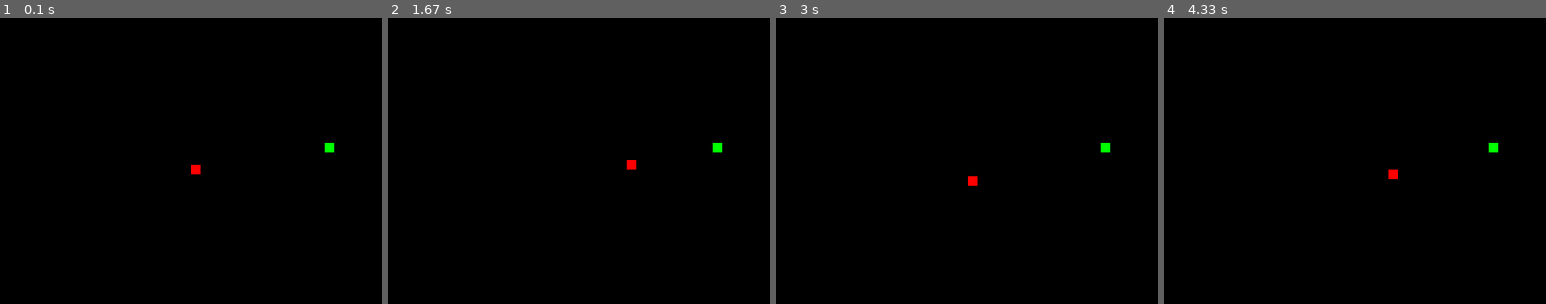
Above: before the commit, frames 1-4 (left to right).
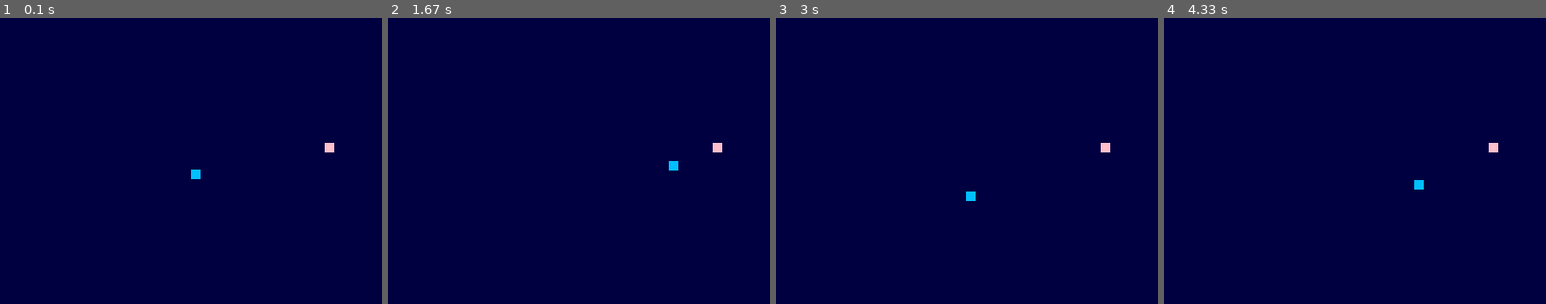
Above: after the commit, the same moments.

Repository: gentimouton/swarch
Game: pygame game, started from solo/whale.py
Two runs of this game, one before a commit and one after it. Both use one fixed random seed, a clock stepped at 60 frames per second and the inputs below.
Inputs:
- Up to frame 1 (0.1 s): no input
- Up to frame 2 (1.67 s): hold Right 0.33-0.8 s; hold Up 0.83-1.13 s; hold Right 1.17-1.63 s
- Up to frame 3 (3 s): hold Left 1.67-2.2 s; hold Down 2.23-2.53 s; hold Left 2.57-2.97 s
- Up to frame 4 (4.33 s): hold Up 3-3.37 s; hold Right 3.4-4.03 s; hold Down from 4.07 s (still down)

The runs differ from the first frame. In frame 1, 100% of the frame differs, in the area x 0-100%, y 0-100%; in frame 2, 100%; in frame 3, 100%; in frame 4, 100%.

Commit message:
solo whale; client-server whale not working

Diff:
--- /dev/null
+++ b/command-relay/client.py
@@ -0,0 +1,69 @@
+from random import randint
+
+import pygame
+from pygame.locals import KEYDOWN, QUIT, K_ESCAPE, K_UP, K_DOWN, K_LEFT, K_RIGHT
+
+from network import Handler, poll
+
+
+myname = randint(0, 10 ** 9)  # avoid name collisions
+players = {}  # map names to rectangles
+
+class Client(Handler):
+
+    def on_open(self):
+        self.do_send({'msgtype':'join', 'name':myname})
+
+    def on_msg(self, data):
+        msgtype, name = data['msgtype'], data['name']
+        if msgtype == 'join':  # someone joined
+            players[name] = pygame.Rect(200, 150, 10, 10)
+        elif msgtype == 'leave':  # someone left
+            del players[name]
+        elif msgtype == 'move':  # someone moved
+            top, left = data['top'], data['left']
+            players[name] = pygame.Rect(left, top, 10, 10)
+
+client = Client('localhost', 8888)
+
+pygame.init()
+screen = pygame.display.set_mode((400, 300))
+screen.fill((0, 0, 0))  # black
+
+myrect = pygame.Rect(200, 150, 10, 10)  # start position: middle of the screen
+dx, dy = 0, 1  # starting direction: down
+
+clock = pygame.time.Clock()
+
+while True:
+    clock.tick(20)
+    poll()  # push and pull network messages
+
+    for event in pygame.event.get():  # keyboard inputs
+        if (event.type == QUIT):
+            exit()
+        if event.type == KEYDOWN:
+            key = event.key
+            if key == K_ESCAPE:
+                exit()
+            elif key == K_UP:
+                dx, dy = 0, -1
+            elif key == K_DOWN:
+                dx, dy = 0, 1
+            elif key == K_LEFT:
+                dx, dy = -1, 0
+            elif key == K_RIGHT:
+                dx, dy = 1, 0
+
+    if not client.connected:  # display only after we connect
+        continue
+
+    myrect.move_ip(dx, dy)  # update my game state and forward it to others
+    client.do_send({'msgtype': 'move', 'name': myname,
+                    'top': myrect.top, 'left': myrect.left})
+
+    screen.fill((0, 0, 0))  # black
+    pygame.draw.rect(screen, (255, 0, 0), myrect)  # red
+    for rect in other_players.values():
+        pygame.draw.rect(screen, (255, 255, 255), rect)  # white
+    pygame.display.update()
--- /dev/null
+++ b/command-relay/server.py
@@ -0,0 +1,36 @@
+from time import sleep
+from network import Listener, Handler, poll
+
+handlers = set()
+def broadcast(msg):
+    copies = handlers.copy()  # avoid "Set changed size during iteration" error
+    [h.do_send(msg) for h in copies]
+
+class MyHandler(Handler):
+
+    def on_open(self):
+        self.myname = ''
+        handlers.add(self)
+
+    def on_close(self):
+        handlers.remove(self)
+        broadcast({'msgtype': 'leave', 'name': self.myname})
+
+    def on_msg(self, data):
+        msgtype = data['msgtype']
+        name = data['name']
+        if msgtype == 'join':  # the player joined: forward his/her name
+            self.myname = name
+            broadcast({'msgtype': 'join', 'name': name})
+        elif msgtype == 'move':
+            top, left = data['top'], data['left']
+            broadcast({'msgtype': 'move', 'name': name,
+                       'top': top, 'left': left})
+
+class Server(Listener):
+    handlerClass = MyHandler
+
+server = Server(8888)
+while 1:
+    poll()
+    sleep(.05)  # 50ms, 20 frames per second
--- a/solo/whale.py
+++ b/solo/whale.py
@@ -6,16 +6,17 @@
 
 pygame.init()
 screen = pygame.display.set_mode((400, 300))
-screen.fill((0, 0, 0))  # black
 
 pellet = pygame.Rect(randint(0, 390), randint(0, 290), 10, 10)
 mybox = pygame.Rect(200, 150, 10, 10)  # start in middle of the screen
 dx, dy = 0, 1  # start direction: down
+delay = 1 # start by moving every frame
+speed = 20
 
 clock = pygame.time.Clock()
 
 while True:
-    clock.tick(50)  # frames per second
+    clock.tick(100)  # frames per second
 
     for event in pygame.event.get():  # inputs
         if event.type == QUIT:
@@ -33,12 +34,19 @@
             elif key == K_RIGHT:
                 dx, dy = 1, 0
 
-    mybox.move_ip(dx, dy)  # update position
+
+    if (delay >= speed):
+        delay = 1
+    else:
+        mybox.move_ip(dx, dy)  # update position
+        delay += 1
     if mybox.colliderect(pellet): # ate a pellet: grow, and place new pellet
-        pellet = pygame.Rect(randint(0, 390), randint(0, 290), 10, 10)
+        pellet = pygame.Rect(randint(0, 180), randint(0, 180), 10, 10)
         mybox.inflate_ip(2, 2)
+        speed -= 1 # move slower as you grow bigger
+        delay = 1
 
-    screen.fill((0, 0, 0))  # black
-    pygame.draw.rect(screen, (255, 0, 0), mybox)  # red
-    pygame.draw.rect(screen, (0, 255, 0), pellet)  # green
+    screen.fill((0, 0, 64))  # dark blue
+    pygame.draw.rect(screen, (0, 191, 255), mybox)  # Deep Sky Blue
+    pygame.draw.rect(screen, (255, 192, 203), pellet)  # pink
     pygame.display.update()
Renamed: 00-test/network.py -> network.py
